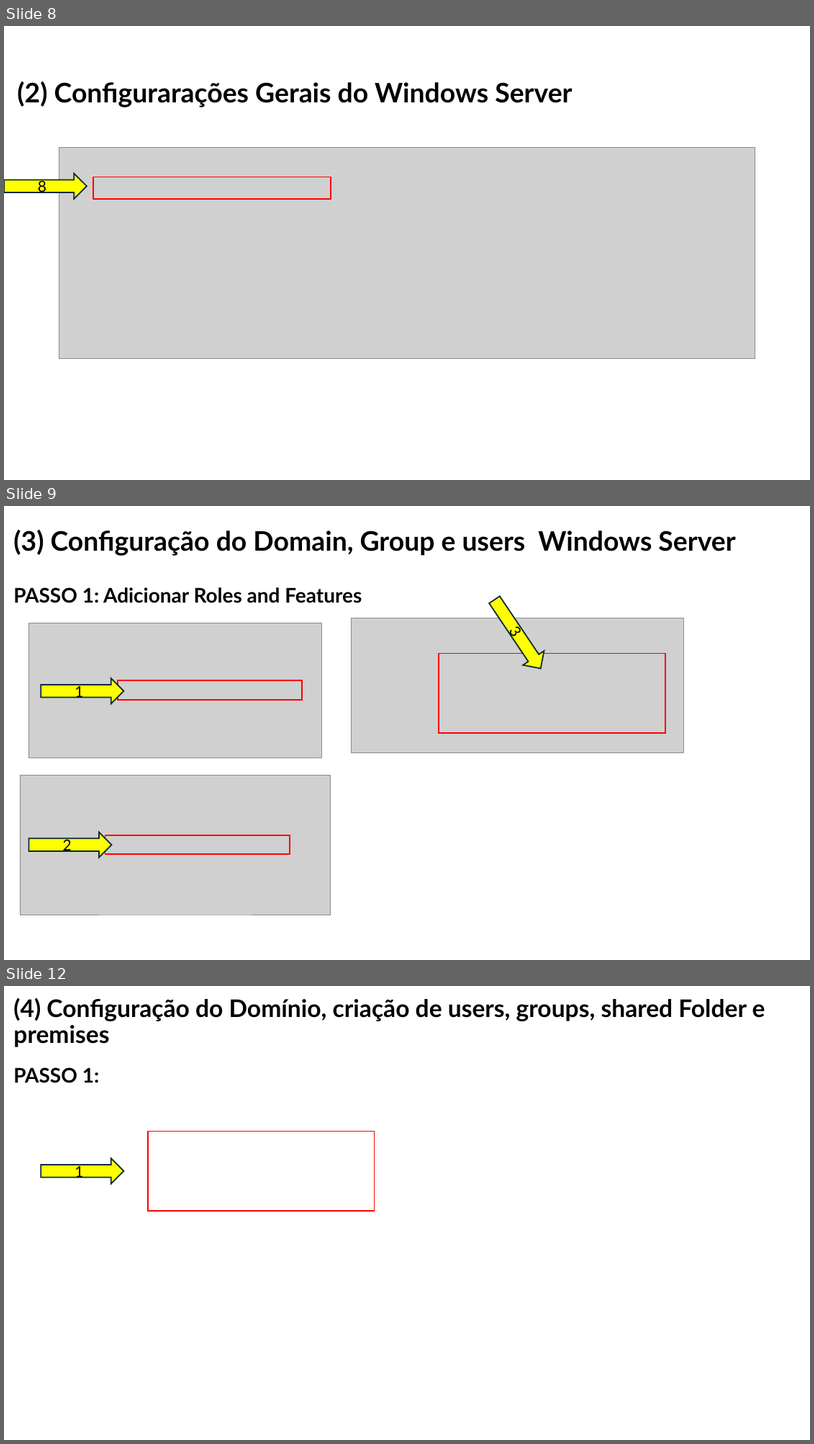
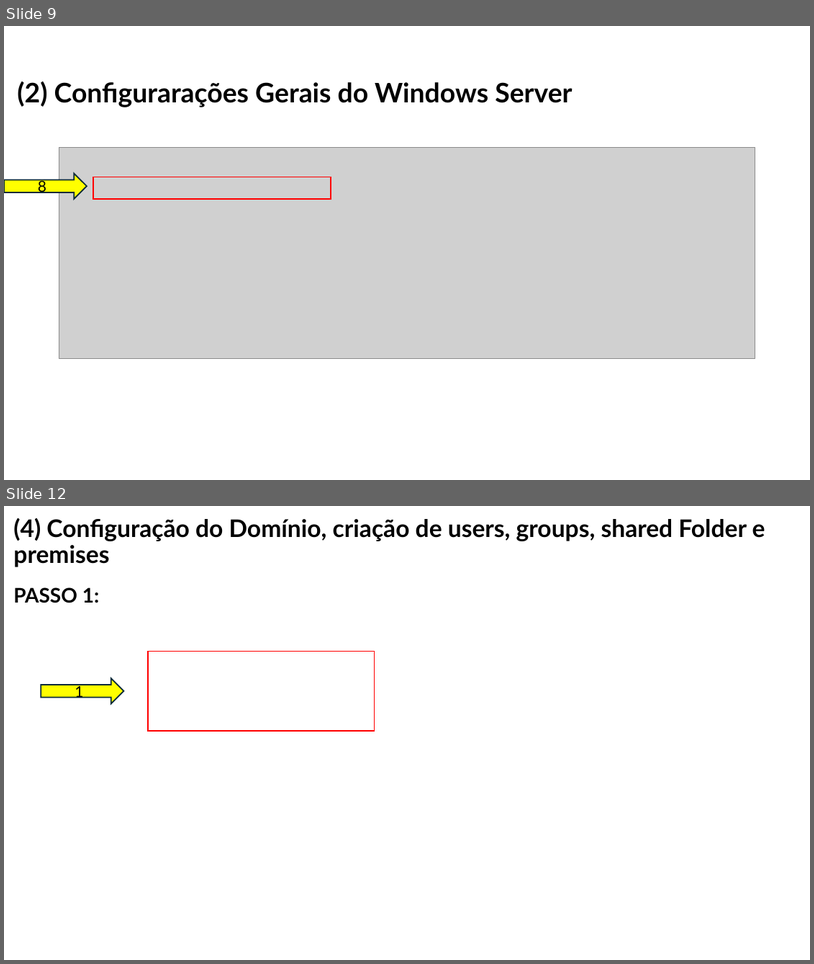
Before and after one commit to orlandonss/TrabalhoSR2, a slide deck: Relatorio_Tutoriais_Workshop/WORKSHOP WINDOWS AD DS & LINUX SERVICES.pptx. Shown one above the other, each under a label of ours: slides 8, 9 and 12 before the commit, slides 9 and 12 after it; the slides between them are not shown. The pictures are 814x1444 and 814x964 pixels, drawn with LibreOffice and Linux fonts; fonts in the diff are those of the drawing; grey boxes stand for pictures. Boxes give left, top, right and bottom in pixels: in the first picture for what was removed or moved away, otherwise in the second. Text is boxed around its words. In the diff, an @@ line names an element or a change of style, - is before the commit and + after.

```diff
--- a/Relatorio_Tutoriais_Workshop/WORKSHOP WINDOWS AD DS & LINUX SERVICES.pptx
+++ b/Relatorio_Tutoriais_Workshop/WORKSHOP WINDOWS AD DS & LINUX SERVICES.pptx
@@ slide 9 removed at [4, 506, 810, 960], background #FFFFFF @@
@@ title removed at [13, 530, 736, 556] @@
-(3) Configuração do Domain, Group e users Windows Server
@@ text removed at [13, 587, 362, 603] @@
-PASSO 1: Adicionar Roles and Features
@@ right arrow removed at [484, 593, 552, 676] @@
-3
@@ picture removed at [28, 623, 322, 758] @@
@@ picture removed at [352, 618, 684, 753] @@
@@ rectangle removed at [439, 654, 666, 733] @@
@@ right arrow removed at [41, 678, 124, 704] @@
-1
@@ rectangle removed at [118, 681, 302, 700] @@
@@ picture removed at [20, 775, 331, 914] @@
@@ right arrow removed at [28, 832, 112, 857] @@
-2
@@ rectangle removed at [105, 835, 290, 854] @@
@@ what was slide 8 is now slide 9 @@
```
Also in this commit, not shown: 5 slides changed, 1 slide added, 2 other files.
